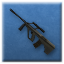
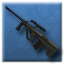
Comparing the layer stacks of the two w=64, h=64 images. Changes:
added layer "Layer 2" above "Layer 1" over [4, 6, 59, 58]
hid "Layer 1", painted on it over [6, 6, 57, 59]
